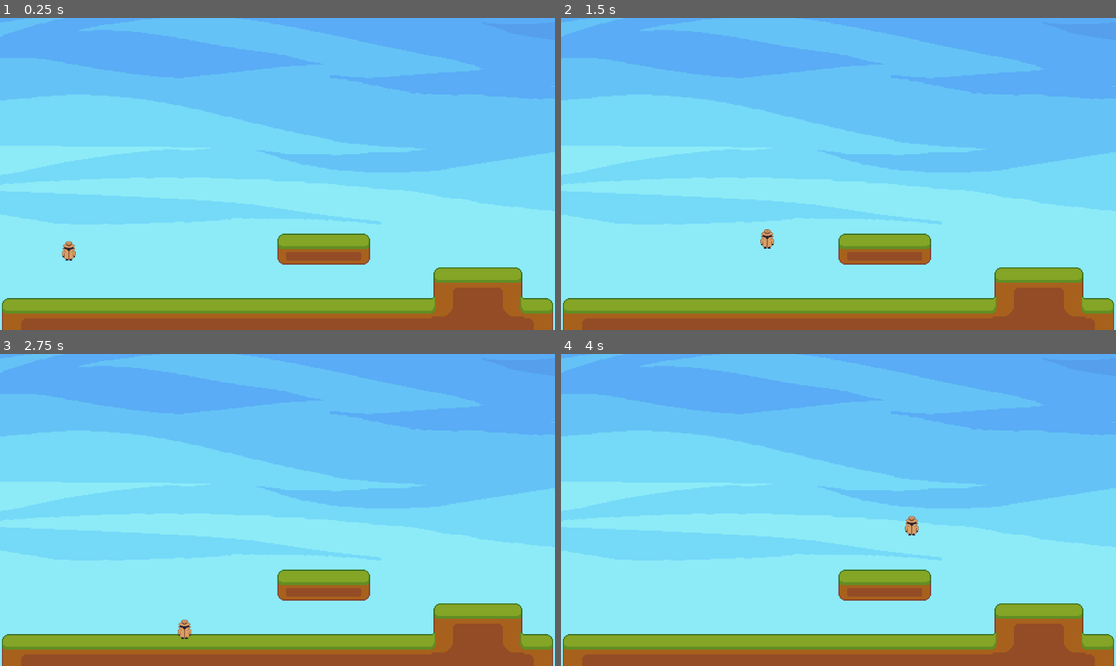
Above: before the commit, frames 1-4 (two rows, left to right).
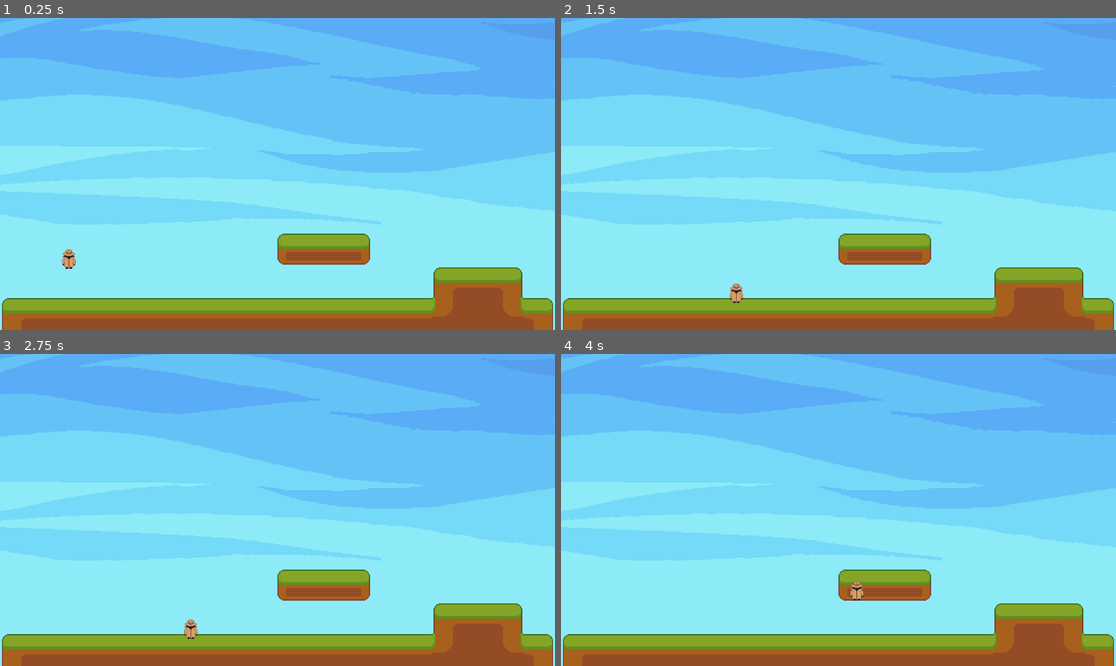
Above: after the commit, the same moments.

Repository: tjjoris/DEP_GoedWareJam
Game: Godot game, scene res://levels/_level_blueprint.tscn
The game is run twice, just before and just after one commit, with the same random seed, the same clock (stepped at 60 frames per second) and the same inputs.
Inputs:
- Up to frame 1 (0.25 s): no input
- Up to frame 2 (1.5 s): hold D (right) from 0.53 s (still down); tap Space (jump) at 0.77 s
- Up to frame 3 (2.75 s): tap Space (jump) at 1.52 s; release D (right) at 2.03 s; hold A (left) from 2.03 s (still down)
- Up to frame 4 (4 s): release A (left) at 2.78 s; hold D (right) from 2.78 s (still down); tap Space (jump) at 3.02, 3.77 s

The runs differ from the first frame. In frame 1, 0.2% of the frame differs, in the area x 11-14%, y 71-81%; in frame 2, 0.2%, in the area x 30-39%, y 67-92%; in frame 3, 0.2%; in frame 4, 0.2%.

Commit message:
added friction acceleration and exported gravity variable

Diff:
--- a/entity/PlayerController.gd
+++ b/entity/PlayerController.gd
@@ -1,17 +1,22 @@
 extends CharacterBody2D
 
 
-@export var SPEED: float = 300.0
-@export var JUMP_VELOCITY: float = -500.0
+@export var SPEED: float = 250.0
+@export var ACCELERATION: float = 1700.0
+@export var FRICTION: float = 1400.0
+
+@export var JUMP_VELOCITY: float = -520.0
+@export var MAX_JUMPS: int = 2
+@export var GRAVITY: float = 1500.0
 
 # Get the gravity from the project settings to be synced with RigidBody nodes.
-var gravity: int = ProjectSettings.get_setting("physics/2d/default_gravity")
+#var gravity: int = ProjectSettings.get_setting("physics/2d/default_gravity")
 
 
 func _physics_process(delta: float) -> void:
 	# Add the gravity.
 	if not is_on_floor():
-		velocity.y += gravity * delta
+		velocity.y += GRAVITY * delta
 
 
 	# Handle jump.
@@ -19,11 +24,10 @@
 		velocity.y = JUMP_VELOCITY
 
 	# Get the input direction and handle the movement/deceleration.
-	# As good practice, you should replace UI actions with custom gameplay actions.
-	var direction := Input.get_axis("left", "right")
+	var direction: float = Input.get_axis("left", "right")
 	if direction:
-		velocity.x = direction * SPEED
+		velocity.x = move_toward(velocity.x, direction * SPEED, ACCELERATION * delta)
 	else:
-		velocity.x = move_toward(velocity.x, 0, SPEED)
+		velocity.x = move_toward(velocity.x, 0.0, FRICTION * delta)
 
 	move_and_slide()
--- a/entity/player/player_basic.tscn
+++ b/entity/player/player_basic.tscn
@@ -5,8 +5,9 @@
 [ext_resource type="PackedScene" uid="uid://cvebck150tfga" path="res://systems/hit_box.tscn" id="3_jqi70"]
 [ext_resource type="PackedScene" uid="uid://7cscc3lptvrs" path="res://systems/hurt_box.tscn" id="4_ixfs3"]
 
-[sub_resource type="RectangleShape2D" id="RectangleShape2D_xyi3m"]
-size = Vector2(26, 40)
+[sub_resource type="CapsuleShape2D" id="CapsuleShape2D_cv4hw"]
+radius = 12.0
+height = 40.0
 
 [sub_resource type="RectangleShape2D" id="RectangleShape2D_hxh82"]
 size = Vector2(26, 41)
@@ -24,9 +25,10 @@
 texture = ExtResource("2_3g61k")
 
 [node name="CollisionShape2D" type="CollisionShape2D" parent="."]
-shape = SubResource("RectangleShape2D_xyi3m")
+shape = SubResource("CapsuleShape2D_cv4hw")
 
 [node name="HitBox" parent="." instance=ExtResource("3_jqi70")]
+visible = false
 collision_layer = 2
 collision_mask = 5
 
@@ -34,6 +36,7 @@
 shape = SubResource("RectangleShape2D_hxh82")
 
 [node name="HurtBox" parent="." instance=ExtResource("4_ixfs3")]
+visible = false
 collision_layer = 2
 collision_mask = 5
 
--- a/levels/tilemap/_level_blueprint.tres
+++ b/levels/tilemap/_level_blueprint.tres
@@ -10,7 +10,7 @@
 0:0/0 = 0
 0:0/0/physics_layer_0/linear_velocity = Vector2(0, 0)
 0:0/0/physics_layer_0/angular_velocity = 0.0
-0:0/0/physics_layer_0/polygon_0/points = PackedVector2Array(-16, -8, 16, -8, 16, 8, -16, 8)
+0:0/0/physics_layer_0/polygon_0/points = PackedVector2Array(16, 8, -16, 8, -16, -8, 16, -8)
 1:0/0 = 0
 1:0/0/physics_layer_0/linear_velocity = Vector2(0, 0)
 1:0/0/physics_layer_0/angular_velocity = 0.0
